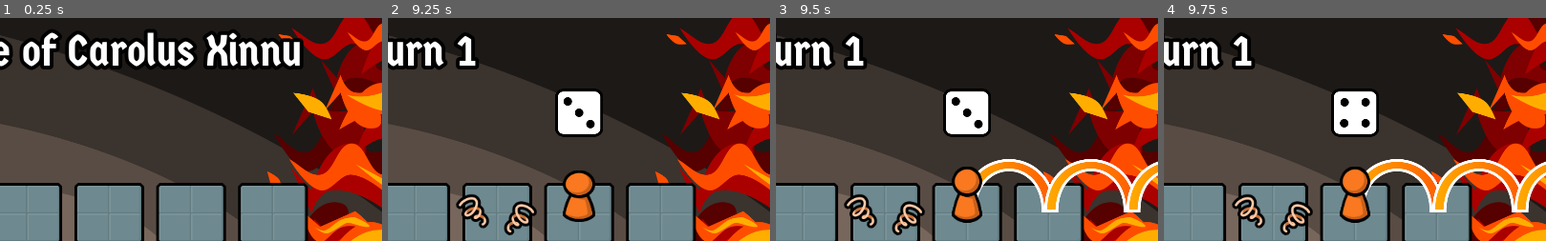
Above: before the commit, frames 1-4 (left to right).
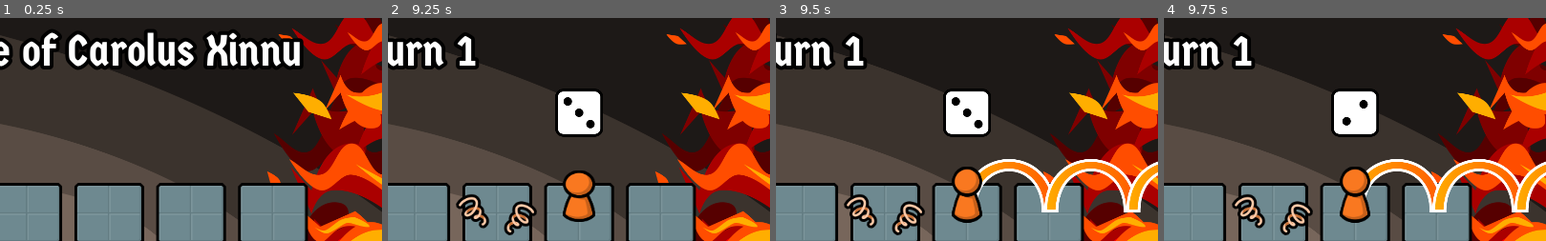
Above: after the commit, the same moments.

Repository: notapixelstudio/gaod
Game: Godot game, scene res://Room.tscn
Two runs of this game, one before a commit and one after it. Both use one fixed random seed, a clock stepped at 60 frames per second and the inputs below.
Inputs (mouse positions are % of the whole screen's width and height, from its top left):
- Up to frame 1 (0.25 s): no input
- Up to frame 2 (9.25 s): tap Enter at 0.5, 2 s; move the mouse to (72, 45) at 0.52 s; click (72, 45) at 0.67 s; tap Space at 1.25 s; drag from (30, 55) to (82, 43) at 1.27 s; move the mouse to (60, 28) at 2.02 s; click (60, 28) at 2.17 s; drag from (45, 70) to (71, 43) at 2.77 s; move the mouse to (80, 65) at 3.52 s; click (80, 65) at 3.67 s; click "PASS" at 4.25 s; drag from (43, 85) to (60, 43) at 5.02 s; move the mouse to (51, 85) at 5.77 s; click (51, 85) at 5.92 s; drag from (35, 25) to (49, 43) at 6.52 s; move the mouse to (72, 45) at 7.27 s; click (72, 45) at 7.42 s; drag from (30, 55) to (82, 47) at 8.02 s; move the mouse to (60, 28) at 8.77 s; click (60, 28) at 8.92 s
- Up to frame 3 (9.5 s): no input
- Up to frame 4 (9.75 s): drag from (45, 70) to (28, 43) at 9.52 s
The pictures show only the part of the screen within x 46-96%, y 0-50%; the shares and areas given below are measured in that part.

Frames 1-3 are identical in both runs. In frame 4, 0.3% of the frame differs, in the area x 46-54%, y 35-50%.

Commit message:
sound effects

Diff:
--- a/godot/Die.tscn
+++ b/godot/Die.tscn
@@ -1,12 +1,12 @@
-[gd_scene load_steps=4 format=2]
+[gd_scene load_steps=5 format=2]
 
 [ext_resource path="res://assets/die/6.png" type="Texture" id=1]
 [ext_resource path="res://Die.gd" type="Script" id=2]
+[ext_resource path="res://assets/sounds/roll.ogg" type="AudioStream" id=3]
 
 [sub_resource type="Animation" id=1]
 resource_name = "Roll"
 length = 1.5
-step = 0.25
 tracks/0/type = "method"
 tracks/0/path = NodePath(".")
 tracks/0/interp = 1
@@ -33,6 +33,20 @@
 "method": "_random_face"
 } ]
 }
+tracks/1/type = "audio"
+tracks/1/path = NodePath("AudioStreamPlayer")
+tracks/1/interp = 1
+tracks/1/loop_wrap = true
+tracks/1/imported = false
+tracks/1/enabled = true
+tracks/1/keys = {
+"clips": [ {
+"end_offset": 0.0,
+"start_offset": 0.1,
+"stream": ExtResource( 3 )
+} ],
+"times": PoolRealArray( 0 )
+}
 
 [node name="Die" type="Node2D"]
 script = ExtResource( 2 )
@@ -44,3 +58,5 @@
 [node name="AnimationPlayer" type="AnimationPlayer" parent="."]
 playback_speed = 2.0
 anims/Roll = SubResource( 1 )
+
+[node name="AudioStreamPlayer" type="AudioStreamPlayer" parent="."]
--- a/godot/Mortal.tscn
+++ b/godot/Mortal.tscn
@@ -1,6 +1,7 @@
-[gd_scene load_steps=8 format=2]
+[gd_scene load_steps=9 format=2]
 
 [ext_resource path="res://Mortal.gd" type="Script" id=1]
+[ext_resource path="res://assets/sounds/move.ogg" type="AudioStream" id=2]
 [ext_resource path="res://Arrow.tscn" type="PackedScene" id=4]
 [ext_resource path="res://assets/mortal.png" type="Texture" id=5]
 [ext_resource path="res://Die.tscn" type="PackedScene" id=7]
@@ -32,6 +33,20 @@
 "transitions": PoolRealArray( -2, -2, -2 ),
 "update": 0,
 "values": [ Vector2( 0.9, 0.6 ), Vector2( 0.6, 0.9 ), Vector2( 0.9, 0.6 ) ]
+}
+tracks/2/type = "audio"
+tracks/2/path = NodePath("AudioStreamPlayer")
+tracks/2/interp = 1
+tracks/2/loop_wrap = true
+tracks/2/imported = false
+tracks/2/enabled = true
+tracks/2/keys = {
+"clips": [ {
+"end_offset": 0.0,
+"start_offset": 0.0,
+"stream": ExtResource( 2 )
+} ],
+"times": PoolRealArray( 0.35 )
 }
 
 [sub_resource type="Animation" id=3]
@@ -117,4 +132,7 @@
 anims/Prejump = SubResource( 3 )
 anims/RESET = SubResource( 2 )
 
+[node name="AudioStreamPlayer" type="AudioStreamPlayer" parent="."]
+stream = ExtResource( 2 )
+
 [connection signal="tween_all_completed" from="Tween" to="." method="_on_Tween_tween_all_completed"]
--- a/godot/Room.gd
+++ b/godot/Room.gd
@@ -12,6 +12,7 @@
 	Events.connect('card_played', self, '_on_card_played')
 	Events.connect('game_over', self, '_on_game_over')
 	Events.connect('hand_size_increased', self, '_on_hand_size_increased')
+	Events.connect('tile_activated', self, '_on_tile_activated')
 
 	randomize()
 
@@ -25,6 +26,8 @@
 	angel_turn_end()
 
 func _on_card_played(card):
+	$AudioStreamPlayer.stream = load('res://assets/sounds/placement.ogg')
+	$AudioStreamPlayer.play()
 	angel_turn_end()
 
 func _on_mortal_about_to_move(steps):
@@ -64,6 +67,8 @@
 func draw(how_many = 1):
 	for i in range(how_many):
 		$Hand.draw(deck.draw())
+		$AudioStreamPlayer.stream = load('res://assets/sounds/draw.ogg')
+		$AudioStreamPlayer.play()
 		yield(get_tree().create_timer(0.5), "timeout")
 
 func greet_mortal():
@@ -74,3 +79,7 @@
 	max_hand_size += 1
 	# refill whole hand to show it
 	self.draw(max_hand_size - $Hand.get_hand_size())
+
+func _on_tile_activated(tile):
+	$AudioStreamPlayer.stream = load('res://assets/sounds/'+tile.title.to_lower()+'.ogg')
+	$AudioStreamPlayer.play()
--- a/godot/Room.tscn
+++ b/godot/Room.tscn
@@ -108,4 +108,6 @@
 align = 1
 valign = 1
 
+[node name="AudioStreamPlayer" type="AudioStreamPlayer" parent="."]
+
 [connection signal="pressed" from="PassButton" to="." method="_on_Button_pressed"]
--- a/godot/Tile.gd
+++ b/godot/Tile.gd
@@ -17,7 +17,9 @@
 		$Content.texture = load('res://assets/cards/'+title.to_lower()+'.png')
 
 func activate(mortal):
-	yield(get_tree().create_timer(0.5), "timeout")
+	yield(get_tree().create_timer(0.25), "timeout")
+	Events.emit_signal("tile_activated", self)
+	yield(get_tree().create_timer(0.25), "timeout")
 	match title:
 		'empty':
 			mortal.set_direction_forward()
--- a/godot/global/Events.gd
+++ b/godot/global/Events.gd
@@ -17,3 +17,4 @@
 signal game_over()
 
 signal hand_size_increased()
+signal tile_activated(tile)
--- a/godot/project.godot
+++ b/godot/project.godot
@@ -58,6 +58,13 @@
 window/stretch/mode="2d"
 window/stretch/aspect="keep"
 
+[importer_defaults]
+
+ogg_vorbis={
+"loop": false,
+"loop_offset": 0
+}
+
 [input]
 
 ui_touch={
Not shown, added: godot/assets/sounds/angel dice.ogg.import
Not shown, added: godot/assets/sounds/angel die.ogg.import
Not shown, added: godot/assets/sounds/demon dice.ogg.import
Not shown, added: godot/assets/sounds/demon die.ogg.import
Not shown, added: godot/assets/sounds/draw.ogg.import
Not shown, added: godot/assets/sounds/move.ogg.import
Not shown, added: godot/assets/sounds/placement.ogg.import
Not shown, added: godot/assets/sounds/roll.ogg.import
Not shown, added: godot/assets/sounds/spring.ogg.import
Not shown, added: godot/assets/sounds/springs.ogg.import
Not shown, added: godot/assets/sounds/angel dice.ogg
Not shown, added: godot/assets/sounds/angel die.ogg
(and 8 more such lines)
